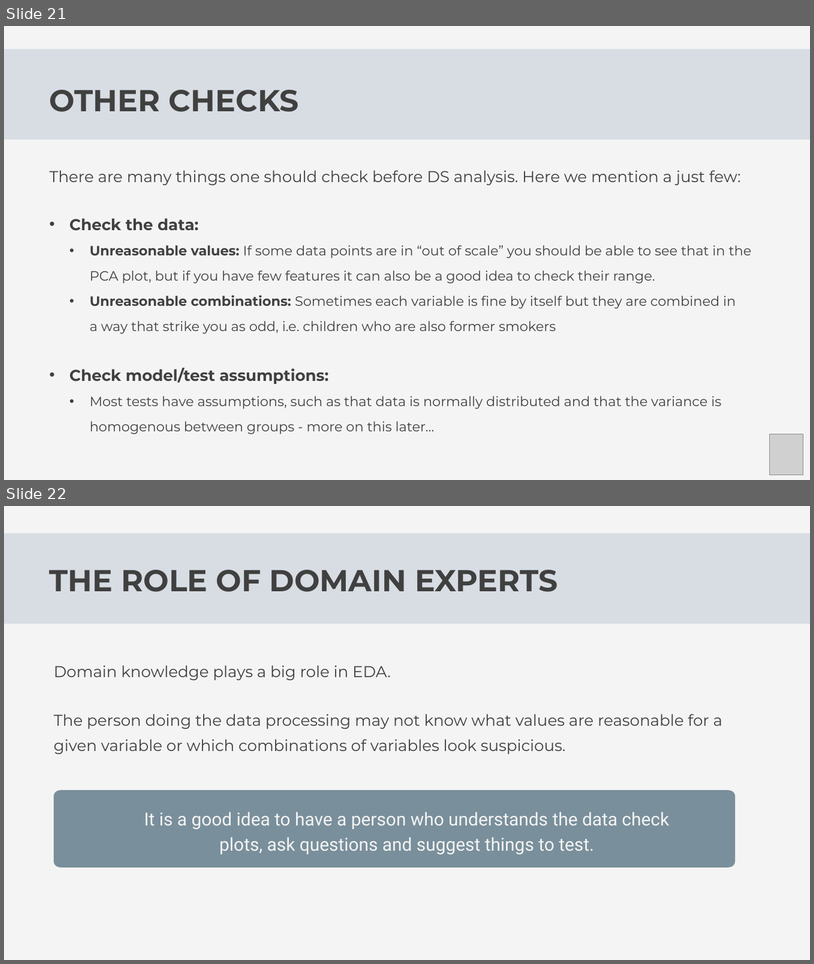
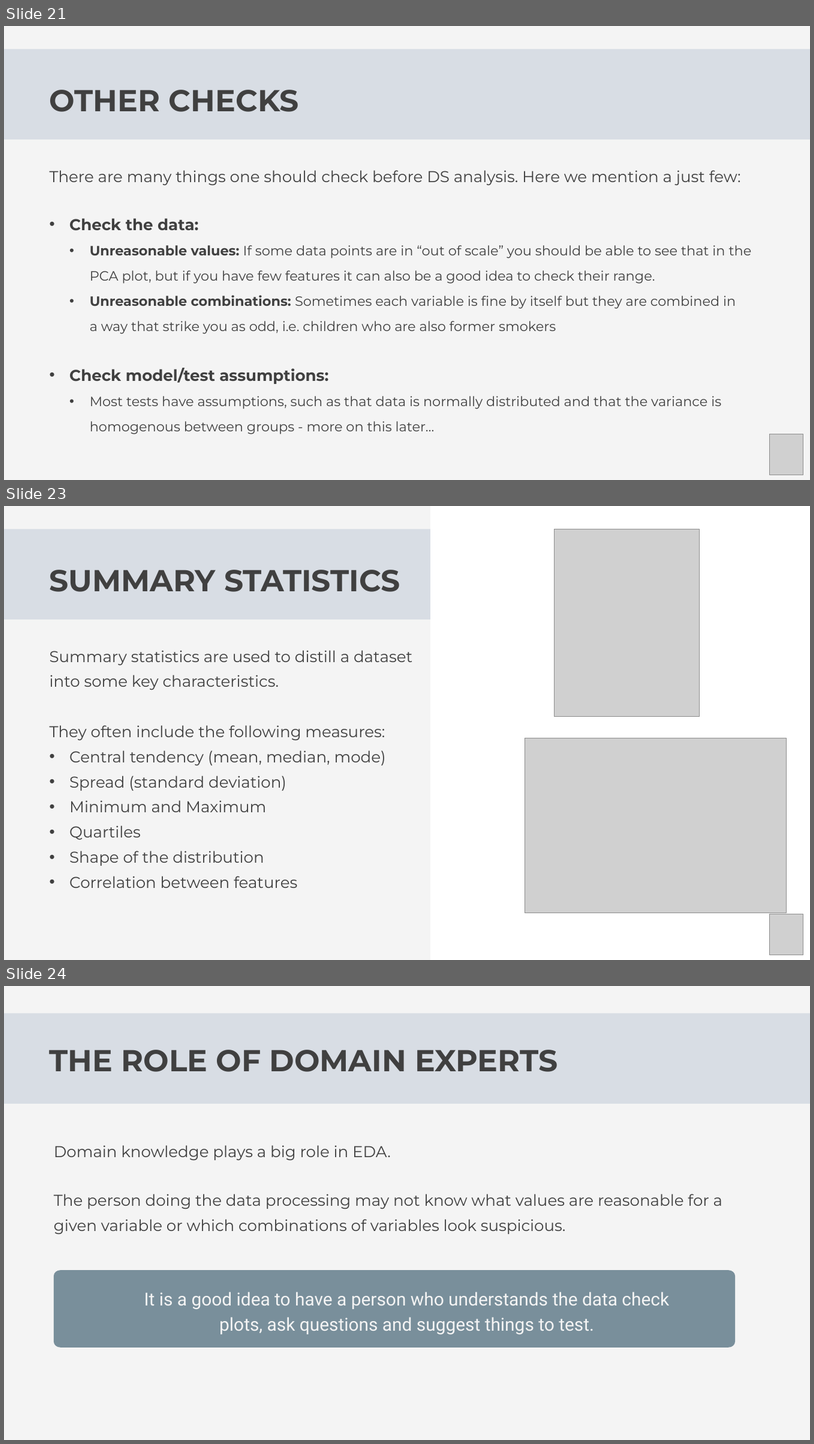
Before and after one commit to Center-for-Health-Data-Science/Foundations-of-Health-Data-Science, a slide deck: Slides/FHDS_Exploratory_Data_Analysis_Part2.pptx. Shown one above the other, each under a label of ours: slides 21 and 22 before the commit, slides 21, 23 and 24 after it; the slides between them are not shown. The pictures are 814x964 and 814x1444 pixels, drawn with LibreOffice and Linux fonts; fonts in the diff are those of the drawing; grey boxes stand for pictures. Boxes give left, top, right and bottom in pixels: in the first picture for what was removed or moved away, otherwise in the second. Text is boxed around its words. In the diff, an @@ line names an element or a change of style, - is before the commit and + after.

Commit message:
summary stats and programming languages

```diff
--- a/Slides/FHDS_Exploratory_Data_Analysis_Part2.pptx
+++ b/Slides/FHDS_Exploratory_Data_Analysis_Part2.pptx
@@ slide 23 added at box(4, 506, 810, 960), background #F4F4F4 @@
@@ rectangle added at box(431, 506, 810, 960), fill #FFFFFF @@
@@ freeform shape added at box(4, 529, 810, 619), fill #D3D9E2 at 84% opacity @@
@@ picture added at box(554, 529, 699, 716) @@
@@ text added at box(50, 570, 401, 592), 54 pt, text #404040, bold @@
+SUMMARY STATISTICS
@@ text added at box(50, 650, 413, 888), 28 pt, text #404040 @@
+Summary statistics are used to distill a dataset into some key characteristics.
+They often include the following measures:
+• Central tendency (mean, median, mode)
+• Spread (standard deviation)
+• Minimum and Maximum
+• Quartiles
+• Shape of the distribution
+• Correlation between features
@@ picture added at box(525, 738, 787, 912) @@
@@ picture added at box(770, 913, 804, 954) @@
@@ what was slide 22 is now slide 24 @@
```
Also in this commit, not shown: 1 other slide added.
